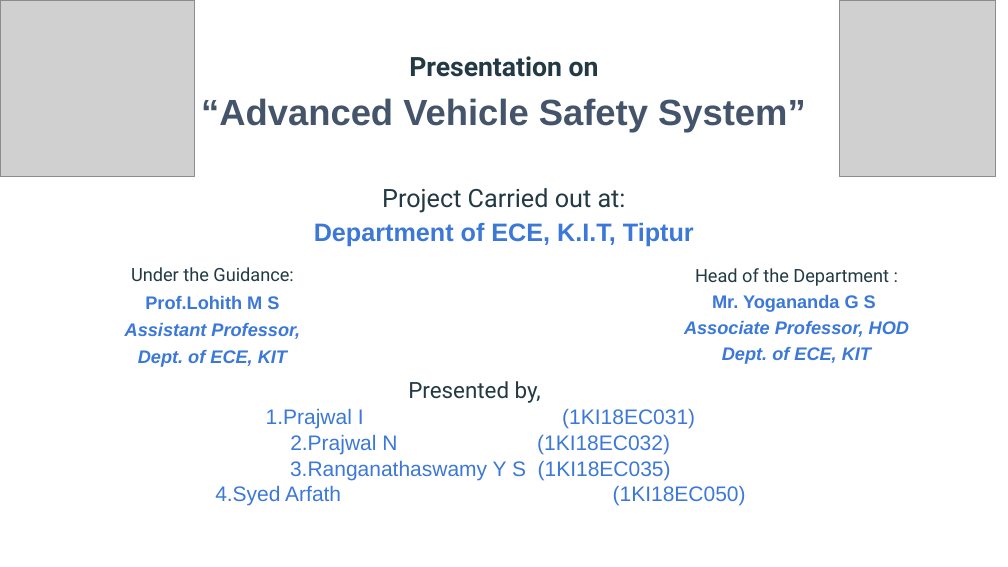
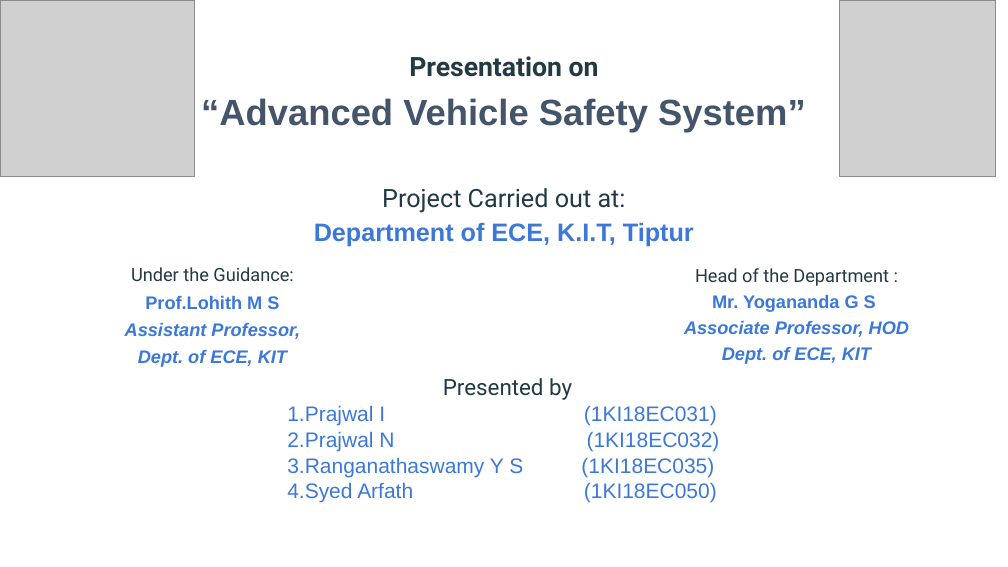
Before and after one commit to Ranganath0108/AVSS, a slide deck: slide 2 of Phase-1/Advanced Vehicle Safety System.pptx. Drawn at 1008x567 pixels with LibreOffice and Linux fonts; fonts in the diff are those of the drawing; grey boxes stand for pictures. Boxes give left, top, right and bottom in pixels: in the first picture for what was removed or moved away, otherwise in the second. Text is boxed around its words. In the diff, an @@ line names an element or a change of style, - is before the commit and + after.

```diff
--- a/Phase-1/Advanced Vehicle Safety System.pptx
+++ b/Phase-1/Advanced Vehicle Safety System.pptx
@@ text "Presented by": place and size @@
-text "Presented by" at (215,381,746,506)
+text "Presented by" at (287,378,717,503)
@@ text at (443,378,572,400): text changed @@
-Presented by,
+Presented by
@@ text at (287,405,717,503): alignment centre to justified @@
```
Also in this commit, not shown: 3 other slides changed, 1 slide added, 1 slide removed.
